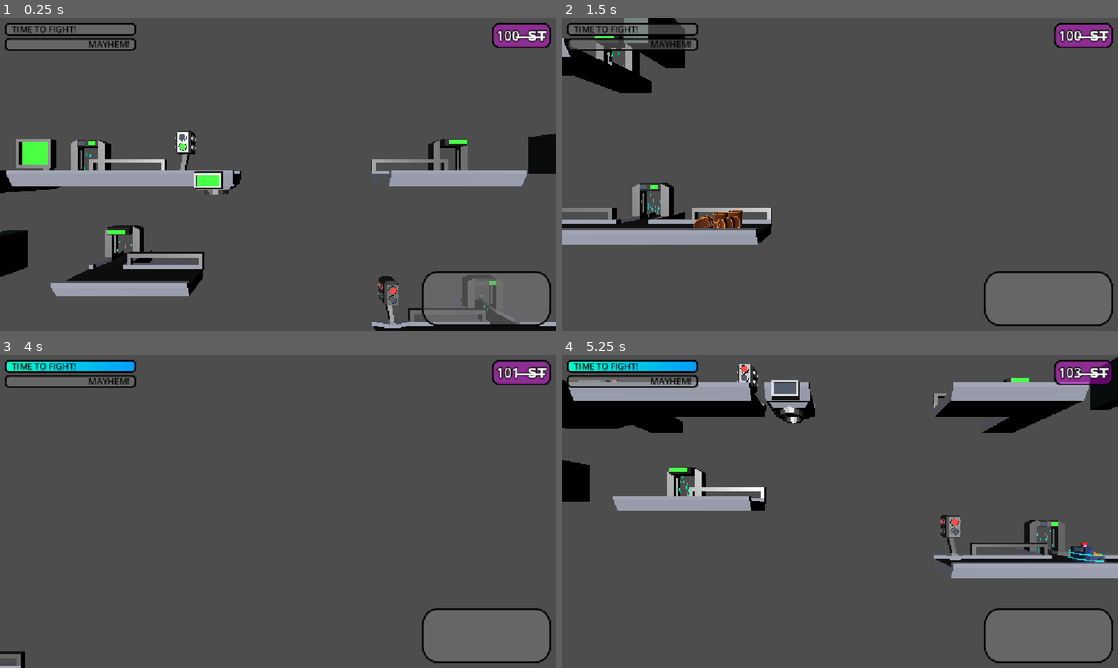
Above: before the commit, frames 1-4 (two rows, left to right).
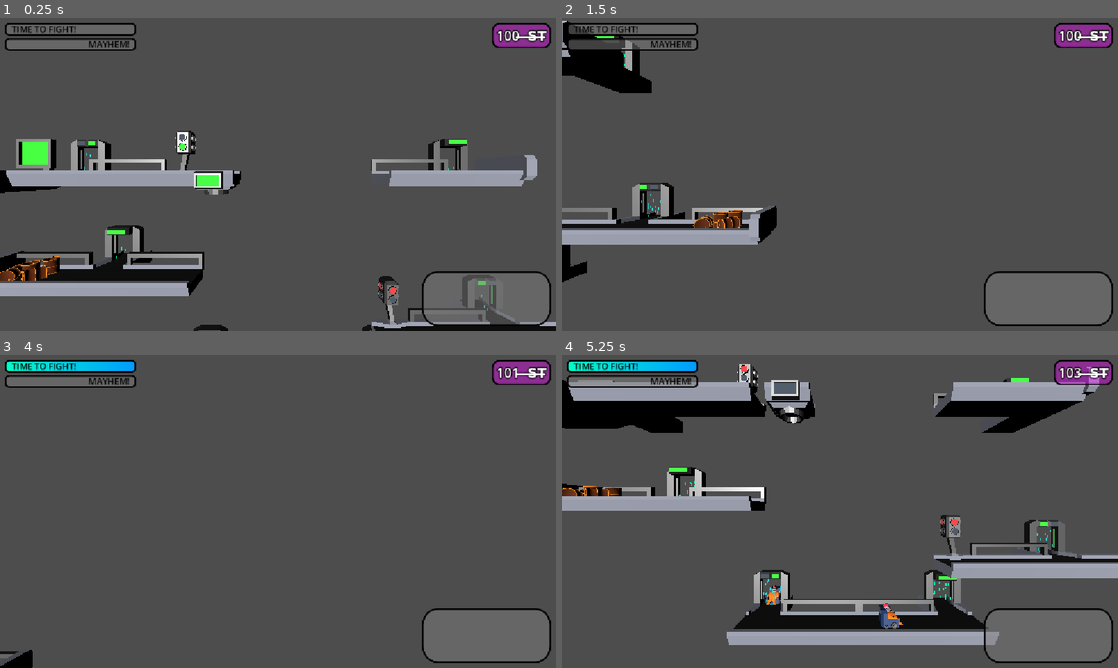
Above: after the commit, the same moments.

Repository: paolomorettin/ai-strikes
Game: Godot game, scene res://src/game.tscn
Same seed, same stepped clock (60 frames per second), same inputs: the game is played once before the commit and once after it.
Inputs (mouse positions are in pixels of both pictures, inside the frame that each line leads up to):
- Up to frame 1 (0.25 s): no input
- Up to frame 2 (1.5 s): tap Enter at 0.5 s; move the mouse to (962, 158) at 0.52 s; press the mouse at (962, 158) at 0.53 s; hold D (right) 0.53-1.28 s; move the mouse to (728, 190) at 1.27 s; release the mouse at (728, 190) at 1.28 s; hold S (down) from 1.28 s (still down); tap Mouse wheel up (zoom_in) at 1.35 s
- Up to frame 3 (4 s): move the mouse to (333, 442) at 2.02 s; release S (down) at 2.03 s; hold D (right) 2.03-2.78 s; hold Mouse wheel down (zoom_out) 2.03-2.78 s; tap Space at 2.75 s; move the mouse to (250, 574) at 2.77 s; hold W (up) 2.78-3.53 s; click (250, 574) at 2.85 s; tap Enter at 3.5 s; move the mouse to (444, 558) at 3.52 s; hold A (left) from 3.53 s (still down); hold Mouse wheel up (zoom_in) from 3.53 s (still down)
- Up to frame 4 (5.25 s): move the mouse to (673, 464) at 4.27 s; release Mouse wheel up (zoom_in) at 4.28 s; tap Mouse wheel down (zoom_out) at 4.35 s; move the mouse to (867, 511) at 5.02 s; release A (left) at 5.03 s; press the mouse at (867, 511) at 5.03 s; hold S (down) from 5.03 s (still down)

The runs differ from the first frame. In frame 1, 2.7% of the frame differs, in the area x 0-100%, y 36-100%; in frame 2, 2.1%; in frame 3, 0.2%; in frame 4, 8.3%, in the area x 0-100%, y 0-93%.

Commit message:
walls, fixed entrance control area, spawn time, more reasonable level

Diff:
--- a/levels/level1.tscn
+++ b/levels/level1.tscn
@@ -3,13 +3,13 @@
 [ext_resource type="PackedScene" uid="uid://bd57f7lbtgily" path="res://src/environment/moving_platform.tscn" id="2_045es"]
 [ext_resource type="Script" uid="uid://4vpbua2c1on" path="res://src/environment/moving_platform_stop.gd" id="3_omn1t"]
 [ext_resource type="PackedScene" uid="uid://dt0qchp445sp7" path="res://src/environment/traffic_light.tscn" id="4_lf3p4"]
-[ext_resource type="PackedScene" uid="uid://cmc3qvxcmu5k6" path="res://src/environment/test_wall.tscn" id="5_yydhl"]
 [ext_resource type="PackedScene" uid="uid://bqh3dcopkvr54" path="res://src/environment/entrance.tscn" id="6_bekh1"]
 [ext_resource type="PackedScene" uid="uid://bjg00ixkve11x" path="res://src/environment/exit.tscn" id="7_8bcou"]
 [ext_resource type="PackedScene" uid="uid://1u7mdjhswsgb" path="res://src/environment/platform2.tscn" id="7_8hd6v"]
 [ext_resource type="PackedScene" uid="uid://cfprve6urt8o5" path="res://src/environment/tv_terrace.tscn" id="8_045es"]
 [ext_resource type="PackedScene" uid="uid://c2imgm7sllrtq" path="res://src/environment/barrels.tscn" id="8_lf3p4"]
 [ext_resource type="PackedScene" uid="uid://bjfrbbwxog7wp" path="res://src/environment/platform1.tscn" id="9_omn1t"]
+[ext_resource type="PackedScene" uid="uid://j0i5r7c1bb2i" path="res://src/environment/wall.tscn" id="9_yydhl"]
 
 [sub_resource type="Resource" id="Resource_kigl1"]
 script = ExtResource("3_omn1t")
@@ -48,14 +48,9 @@
 [node name="TrafficLight" parent="." unique_id=792372366 instance=ExtResource("4_lf3p4")]
 transform = Transform3D(1, 0, 0, 0, 1, 0, 0, 0, 1, -5, 0, 0)
 
-[node name="TestWall2" parent="." unique_id=1211526457 instance=ExtResource("5_yydhl")]
-transform = Transform3D(1, 0, 0, 0, 1, 0, 0, 0, 1, 14, 0, 0)
-
 [node name="Entrance" parent="." unique_id=617829593 instance=ExtResource("6_bekh1")]
 transform = Transform3D(1, 0, 0, 0, 1, 0, 0, 0, 1, -11, 0, 0)
-
-[node name="TestWall3" parent="." unique_id=571648313 instance=ExtResource("5_yydhl")]
-transform = Transform3D(1, 0, 0, 0, 1, 0, 0, 0, 1, -14, -5, 0)
+spawn_time = 30.0
 
 [node name="TrafficLight4" parent="." unique_id=304516106 instance=ExtResource("4_lf3p4")]
 transform = Transform3D(1, 0, 0, 0, 1, 0, 0, 0, 1, 6, -8, 0)
@@ -63,9 +58,18 @@
 
 [node name="Entrance4" parent="." unique_id=109744187 instance=ExtResource("6_bekh1")]
 transform = Transform3D(1, 0, 0, 0, 1, 0, 0, 0, 1, 12, -8, 0)
+direction = 0
+spawn_time = 30.0
+
+[node name="Entrance5" parent="." unique_id=1456515120 instance=ExtResource("6_bekh1")]
+transform = Transform3D(1, 0, 0, 0, 1, 0, 0, 0, 1, -4, -11, 0)
+spawn_time = 1.0
 
 [node name="Exit" parent="." unique_id=1093866476 instance=ExtResource("7_8bcou")]
 transform = Transform3D(1, 0, 0, 0, 1, 0, 0, 0, 1, -9, -5, 0)
+
+[node name="Exit3" parent="." unique_id=1194462339 instance=ExtResource("7_8bcou")]
+transform = Transform3D(1, 0, 0, 0, 1, 0, 0, 0, 1, 6, -11, 0)
 
 [node name="Exit2" parent="." unique_id=1979772978 instance=ExtResource("7_8bcou")]
 transform = Transform3D(1, 0, 0, 0, 1, 0, 0, 0, 1, 10, 0, 0)
@@ -79,14 +83,34 @@
 [node name="Platform3" parent="." unique_id=1194205782 instance=ExtResource("7_8hd6v")]
 transform = Transform3D(1, 0, 0, 0, 1, 0, 0, 0, 1, 7, 0, 0)
 
+[node name="Wall" parent="Platform3" unique_id=231295097 instance=ExtResource("9_yydhl")]
+transform = Transform3D(1, 0, 0, 0, 1, 0, 0, 0, 1, 4, 0, 0)
+
 [node name="Platform5" parent="." unique_id=1075280522 instance=ExtResource("7_8hd6v")]
 transform = Transform3D(1, 0, 0, 0, 1, 0, 0, 0, 1, 9, -8, 0)
+
+[node name="Platform7" parent="." unique_id=835857053 instance=ExtResource("7_8hd6v")]
+transform = Transform3D(1, 0, 0, 0, 1, 0, 0, 0, 1, 3, -11, 0)
+
+[node name="Platform8" parent="." unique_id=1110494743 instance=ExtResource("7_8hd6v")]
+transform = Transform3D(1, 0, 0, 0, 1, 0, 0, 0, 1, -1, -11, 0)
 
 [node name="Platform6" parent="." unique_id=1384748748 instance=ExtResource("7_8hd6v")]
 transform = Transform3D(1, 0, 0, 0, 1, 0, 0, 0, 1, 17, -8, 0)
 
 [node name="Barrels" parent="Platform6" unique_id=138851073 instance=ExtResource("8_lf3p4")]
 
+[node name="Wall" parent="Platform6" unique_id=1486569739 instance=ExtResource("9_yydhl")]
+transform = Transform3D(1, 0, 0, 0, 1, 0, 0, 0, 1, 2, 0, 0)
+
+[node name="Platform9" parent="." unique_id=961125729 instance=ExtResource("7_8hd6v")]
+transform = Transform3D(1, 0, 0, 0, 1, 0, 0, 0, 1, -12, -5, 0)
+
+[node name="Barrels" parent="Platform9" unique_id=579422480 instance=ExtResource("8_lf3p4")]
+
+[node name="Wall" parent="Platform9" unique_id=1240121695 instance=ExtResource("9_yydhl")]
+transform = Transform3D(1, 0, 0, 0, 1, 0, 0, 0, 1, -2, 0, 0)
+
 [node name="TvTerrace" parent="." unique_id=1781236683 instance=ExtResource("8_045es")]
 transform = Transform3D(1, 0, 0, 0, 1, 0, 0, 0, 1, -14, 0, 0)
 
--- a/src/environment/entrance.gd
+++ b/src/environment/entrance.gd
@@ -7,14 +7,14 @@
 static var strike_duration: float = 15.0 # s
 
 @export var direction: Direction = Direction.RIGHT
-@export var spawn_speed: float = 0.5 # relative to 'Wheelchair.max_speed'
+@export var spawn_time: float = 10.0 # s
 
 @onready var control_area: Area3D = %ControlArea
-@onready var spawn_timer: Timer = %SpawnTimer
 
 var last_spawned
 var is_spawning: bool = false
 var spawn_point: Vector3
+var spawn_timer: Timer
 var strike_timer: Timer
 
 ##### GRAPHICS
@@ -45,7 +45,7 @@
 	last_spawned.current_state = Wheelchair.State.OVERRIDE
 	last_spawned.quaternion = Quaternion(Vector3.UP, -TAU/4)
 
-	var spawn_duration = -spawn_point.z / (spawn_speed * Wheelchair.max_speed)
+	var spawn_duration = -spawn_point.z / (0.5 * Wheelchair.max_speed)
 	var target_quaternion: Quaternion
 
 	if strike_timer.is_stopped():
@@ -82,7 +82,12 @@
 func _ready() -> void:
 	spawn_point = Vector3(global_position.x, global_position.y, -3)
 	control_area.body_entered.connect(control_traffic)
+
+	spawn_timer = Timer.new()
+	add_child(spawn_timer)
+	spawn_timer.wait_time = spawn_time
 	spawn_timer.timeout.connect(spawn)
+	spawn_timer.start()
 
 	strike_timer = Timer.new()
 	add_child(strike_timer)
--- a/src/environment/entrance.tscn
+++ b/src/environment/entrance.tscn
@@ -5,6 +5,9 @@
 
 [sub_resource type="BoxShape3D" id="BoxShape3D_2ijik"]
 size = Vector3(2, 1, 1)
+
+[sub_resource type="BoxShape3D" id="BoxShape3D_0rtw3"]
+size = Vector3(1, 1, 3)
 
 [sub_resource type="BoxShape3D" id="BoxShape3D_k6kcw"]
 size = Vector3(2, 0.5, 4)
@@ -353,10 +356,10 @@
 shape = SubResource("BoxShape3D_2ijik")
 debug_color = Color(0, 0.56420124, 0.86626077, 1)
 
-[node name="SpawnTimer" type="Timer" parent="." unique_id=1055109862]
-unique_name_in_owner = true
-wait_time = 3.0
-autostart = true
+[node name="CollisionShape3D2" type="CollisionShape3D" parent="ControlArea" unique_id=1336841987]
+transform = Transform3D(1, 0, 0, 0, 1, 0, 0, 0, 1, 0, 0.5, -2)
+shape = SubResource("BoxShape3D_0rtw3")
+debug_color = Color(0, 0.56420124, 0.86626077, 1)
 
 [node name="Platform" type="StaticBody3D" parent="." unique_id=456620752]
 transform = Transform3D(1, 0, 0, 0, 1, 0, 0, 0, 1, 0, -0.25, -2)
--- a/src/environment/exit.gd
+++ b/src/environment/exit.gd
@@ -31,7 +31,7 @@
 func serve(wheelchair: Wheelchair) -> void:
 	is_despawning = true
 	wheelchair.current_state = Wheelchair.State.OVERRIDE
-	wheelchair.ttl_timer.stop()
+	wheelchair.ttl_timer.paused = true
 	var horizontal_movement_duration = wheelchair.global_position.distance_to(global_position) / abs(wheelchair.velocity.x)
 	var despawn_duration = -despawn_point.z / abs(wheelchair.velocity.x)
 	var target_quaternion: Quaternion
--- /dev/null
+++ b/src/environment/wall.tscn
@@ -0,0 +1,16 @@
+[gd_scene format=3 uid="uid://j0i5r7c1bb2i"]
+
+[ext_resource type="PackedScene" uid="uid://cn5bky87vs1fw" path="res://resources/blender/export/wall.glb" id="1_18y7x"]
+
+[sub_resource type="BoxShape3D" id="BoxShape3D_2ijik"]
+size = Vector3(0.4, 1, 2.3)
+
+[node name="Wall" type="StaticBody3D" unique_id=231295097]
+collision_layer = 2
+collision_mask = 0
+
+[node name="wall" parent="." unique_id=1286037179 instance=ExtResource("1_18y7x")]
+
+[node name="CollisionShape3D" type="CollisionShape3D" parent="." unique_id=883653774]
+transform = Transform3D(1, 0, 0, 0, 1, 0, 0, 0, 1, 0, 0.5, 0)
+shape = SubResource("BoxShape3D_2ijik")
Binary file added: resources/blender/export/wall.glb
Not shown, added: resources/blender/export/wall.glb.import
Not shown, changed: resources/blender/models.blend
Not shown, changed: resources/blender/models.blend1
